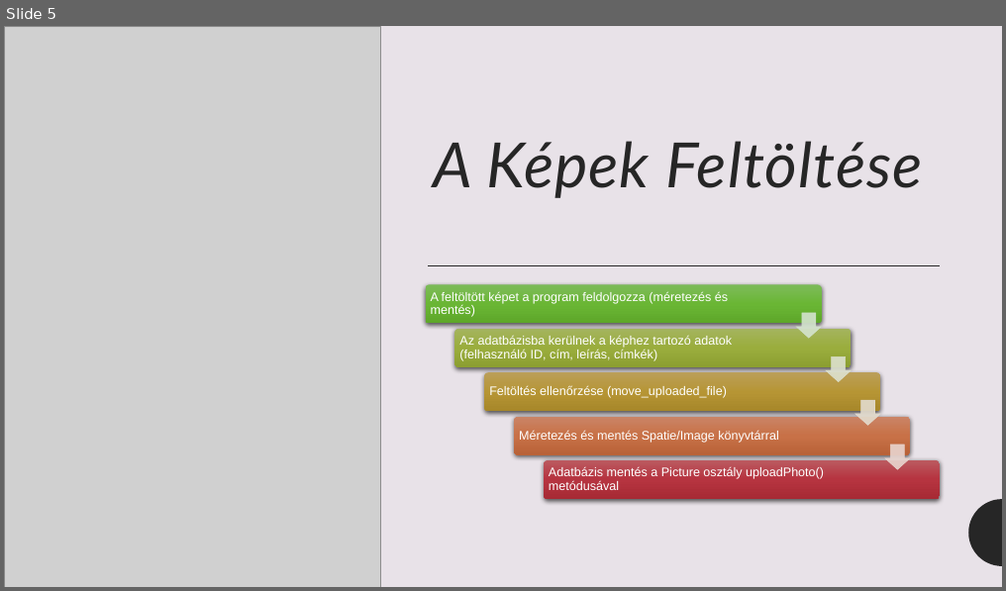
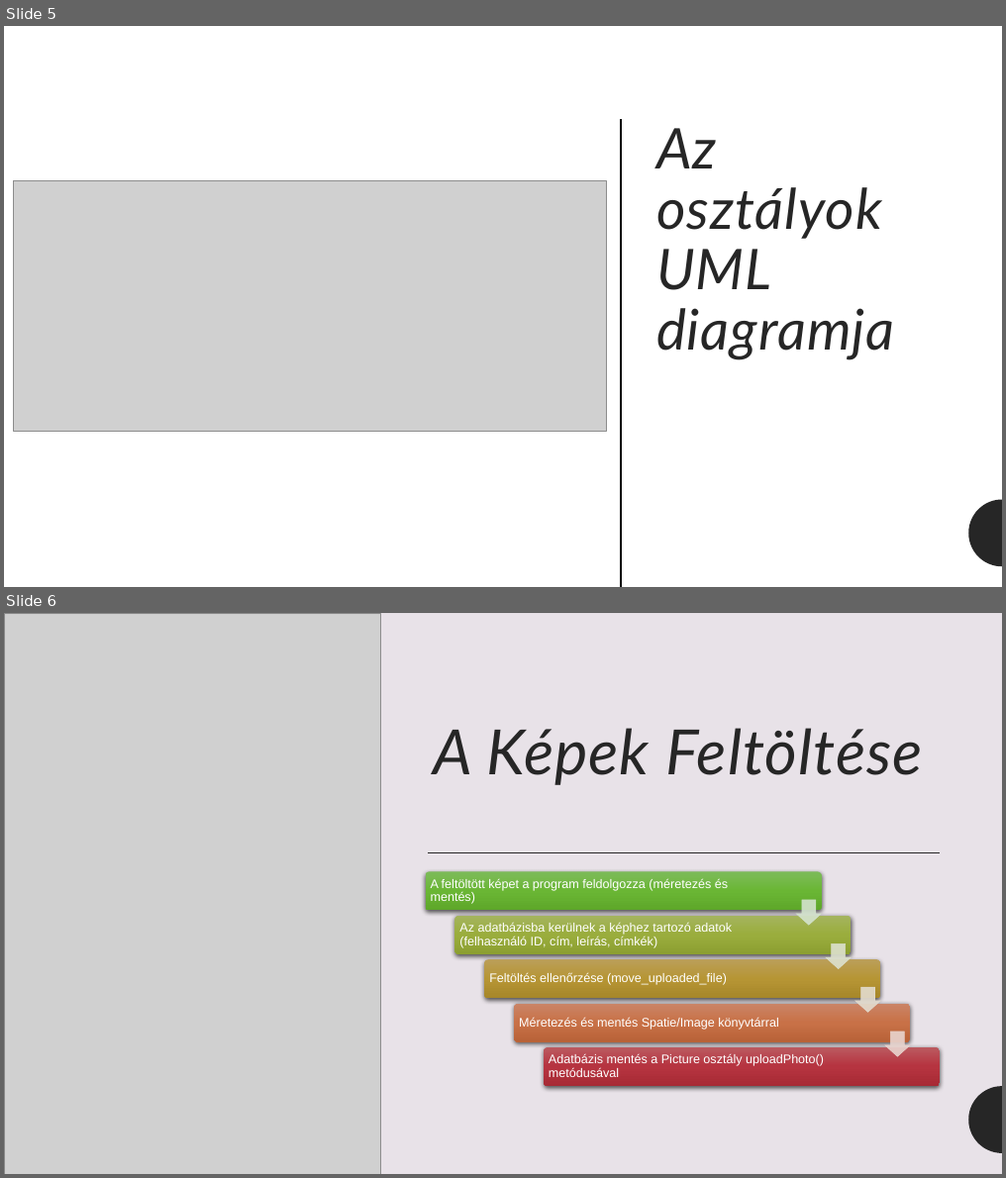
Before and after one commit to olahdavidandras/Online_fotoalbum, a slide deck: Online Fotóalbum.pptx. Shown one above the other, each under a label of ours: slide 5 before the commit, slides 5 and 6 after it. The pictures are 1006x591 and 1006x1178 pixels, drawn with LibreOffice and Linux fonts; fonts in the diff are those of the drawing; grey boxes stand for pictures. Boxes give left, top, right and bottom in pixels: in the first picture for what was removed or moved away, otherwise in the second. Text is boxed around its words. In the diff, an @@ line names an element or a change of style, - is before the commit and + after.

Commit message:
PTT Final

```diff
--- a/Online Fotóalbum.pptx
+++ b/Online Fotóalbum.pptx
@@ slide 5 added at [4,26,1002,587], background #FFFFFF; not listed: 1 template element that a slide beside it also shows @@
@@ rectangle added at [4,26,1002,587], fill #FFFFFF @@
@@ line added from (66, 131) to (66, 587), #412E24 1.5 pt @@
@@ line added from (621, 120) to (621, 587), #000000 1.5 pt @@
@@ title added at [656,128,895,361], 54 pt, text #262626, italic @@
+Az osztályok UML diagramja
@@ picture added at [14,181,606,431] @@
@@ freeform shape added at [969,499,1002,567], fill #262626 @@
@@ freeform shape added at [969,500,1002,568], fill #262626 @@
@@ what was slide 5 is now slide 6 @@
```
